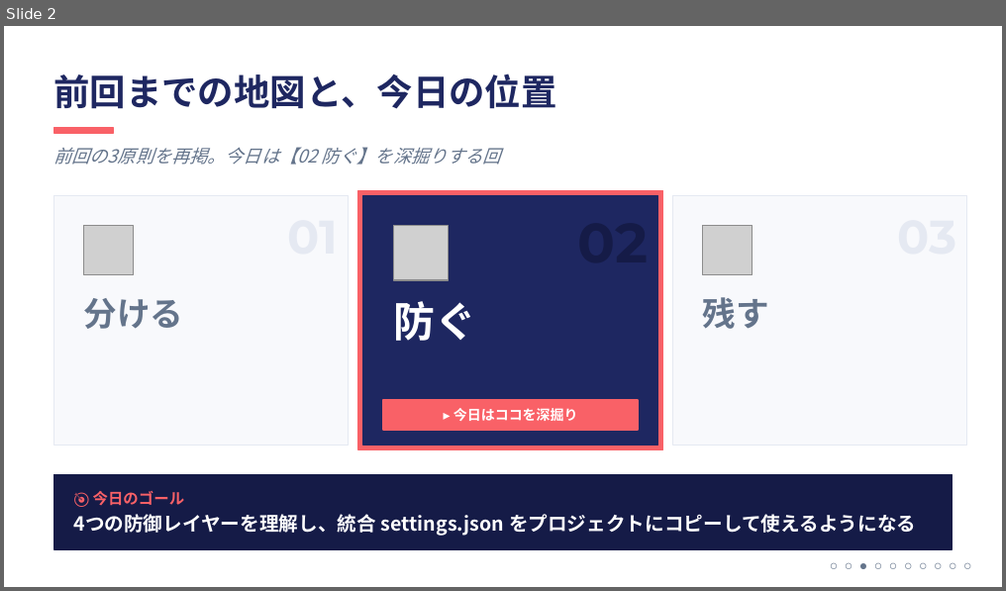
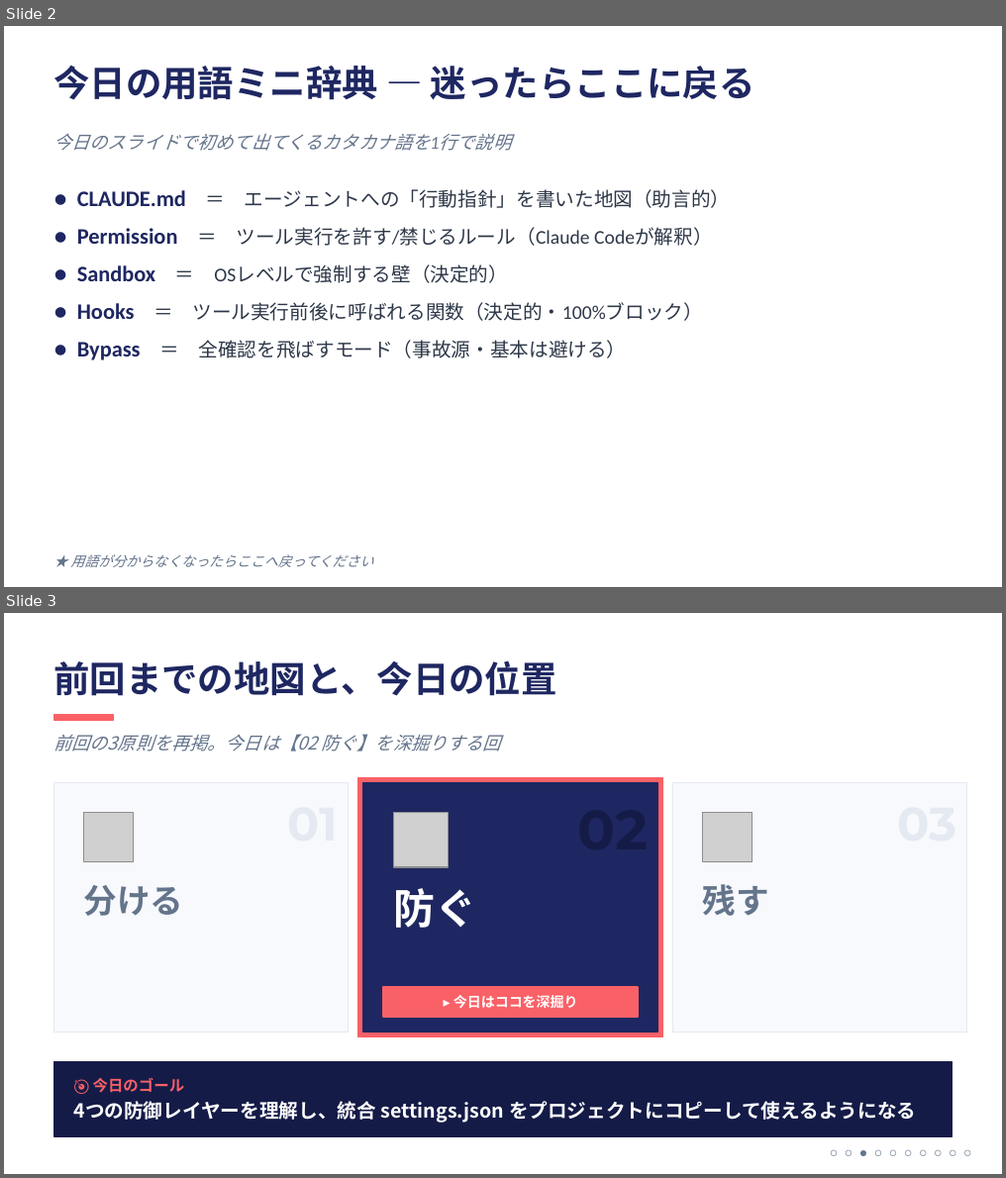
Before and after one commit to ktsuchida11/ClaudeWorkshop, a slide deck: session3/session3_full.pptx. Shown one above the other, each under a label of ours: slide 2 before the commit, slides 2 and 3 after it. The pictures are 1006x591 and 1006x1178 pixels, drawn with LibreOffice and Linux fonts; fonts in the diff are those of the drawing; grey boxes stand for pictures. Boxes give left, top, right and bottom in pixels: in the first picture for what was removed or moved away, otherwise in the second. Text is boxed around its words. In the diff, an @@ line names an element or a change of style, - is before the commit and + after.

```diff
--- a/session3/session3_full.pptx
+++ b/session3/session3_full.pptx
@@ slide 2 added at bbox=[4, 26, 1002, 587], background #FFFFFF @@
@@ text added at bbox=[54, 66, 755, 100], 26 pt, text #1E2761, bold @@
+今日の用語ミニ辞典 ― 迷ったらここに戻る
@@ text added at bbox=[54, 133, 430, 151], 13 pt, text #64748B, italic @@
+今日のスライドで初めて出てくるカタカナ語を1行で説明
@@ text added at bbox=[77, 189, 731, 361], 14 pt, text #2D3748 @@
+● CLAUDE.md ＝ エージェントへの「行動指針」を書いた地図（助言的）
+● Permission ＝ ツール実行を許す/禁じるルール（Claude Codeが解釈）
+● Sandbox ＝ OSレベルで強制する壁（決定的）
+● Hooks ＝ ツール実行前後に呼ばれる関数（決定的・100%ブロック）
+● Bypass ＝ 全確認を飛ばすモード（事故源・基本は避ける）
@@ text added at bbox=[70, 555, 373, 568], 10 pt, text #64748B, italic @@
+★ 用語が分からなくなったらここへ戻ってください
@@ what was slide 2 is now slide 3 @@
```
Also in this commit, not shown: 4 slides changed, 1 slide removed, 2 other files.
